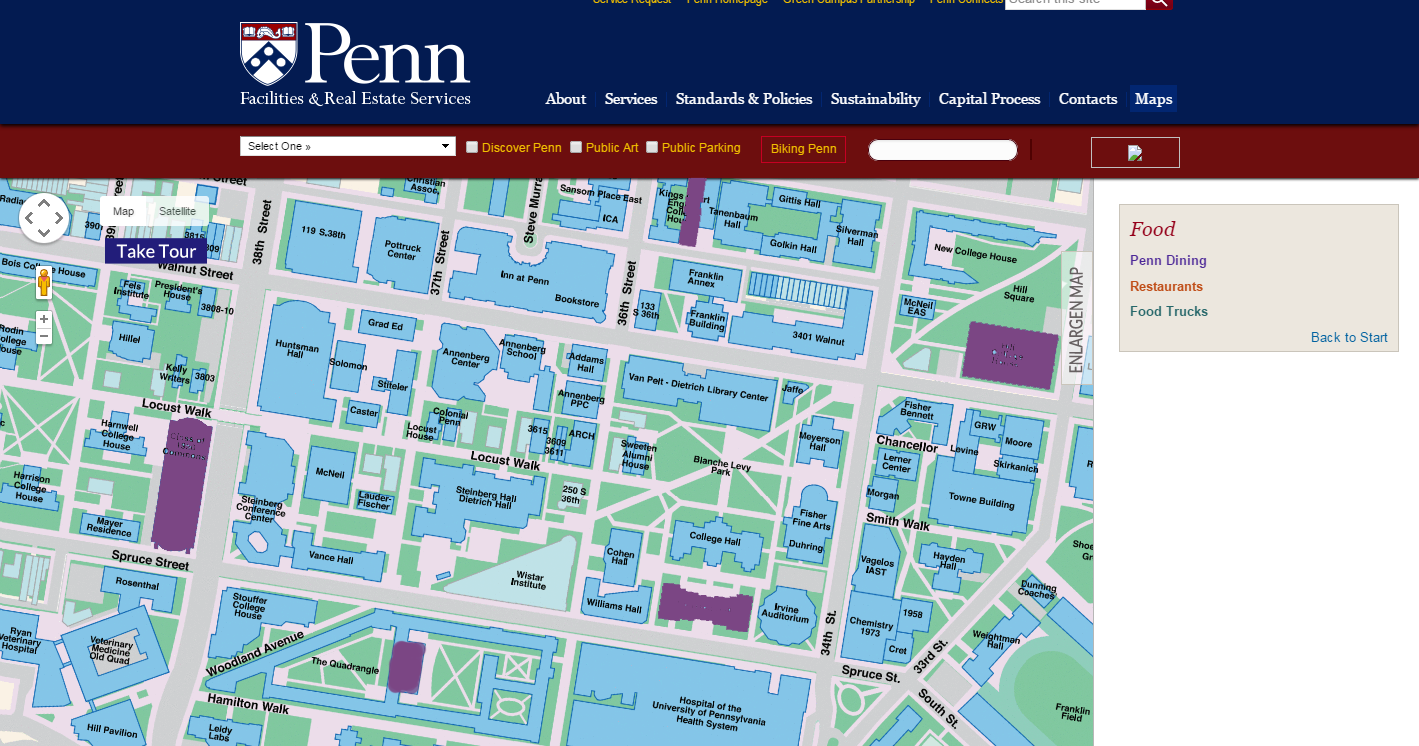
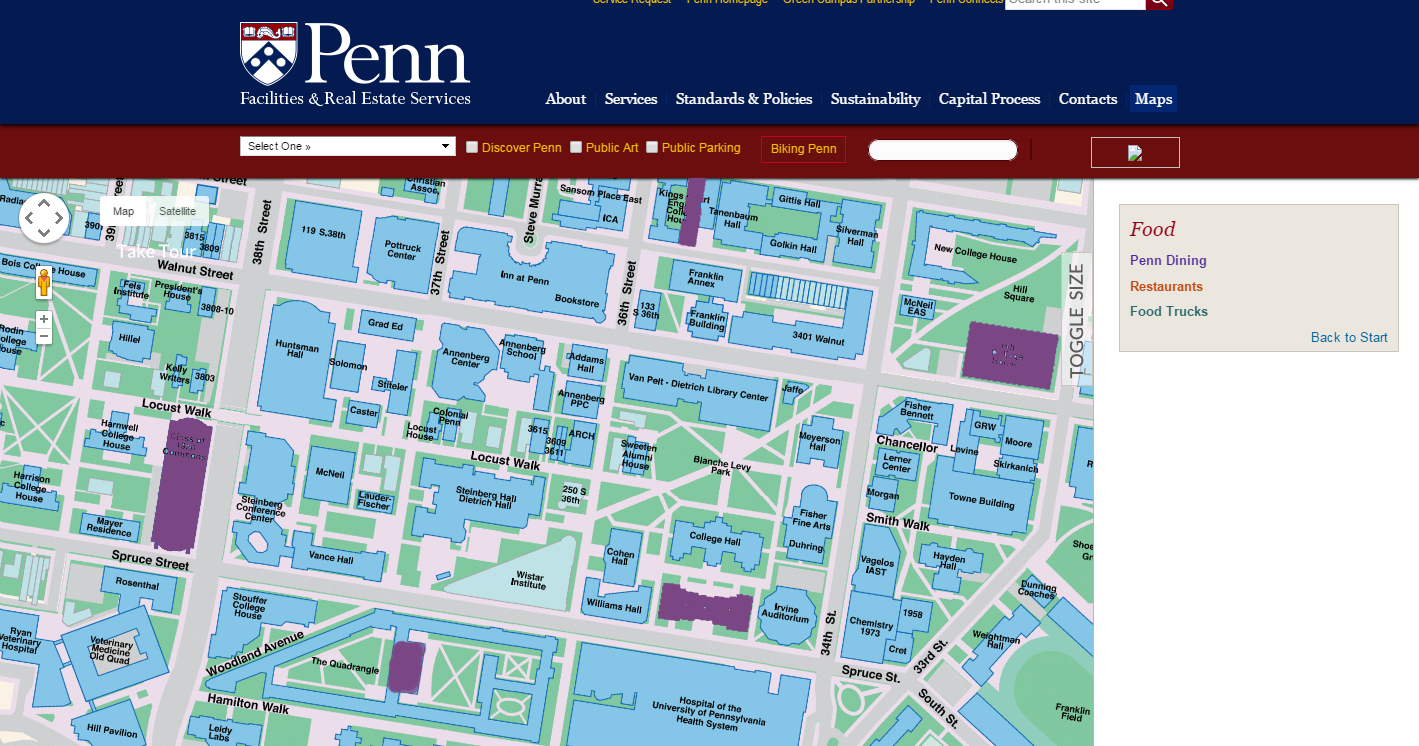
Two versions of the same layered image (w=1419, h=746). Layer-by-layer changes:
added layer "Layer 1" above "Take Tour" over [1061, 251, 1093, 387]
removed layer "Shape 1" over [105, 238, 207, 264]
